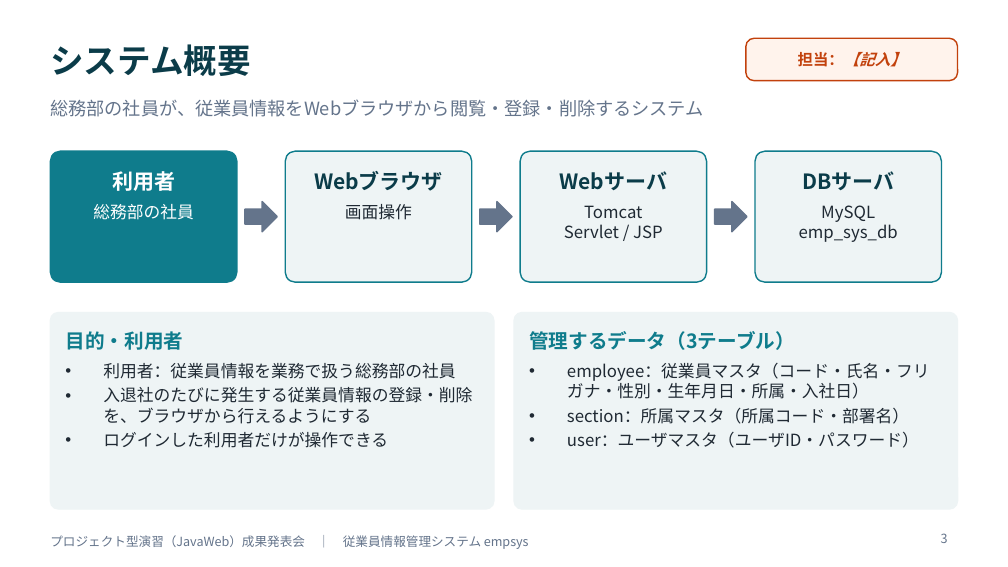
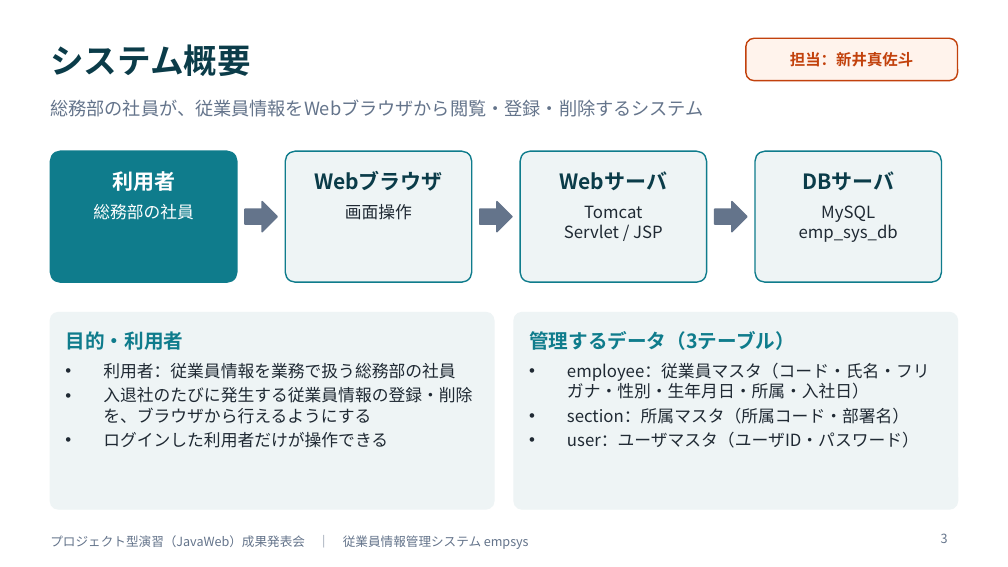
Before and after one commit to amasato1221/web_-application, a slide deck: slide 3 of 成果発表会資料_テンプレート.pptx. Drawn at 1008x567 pixels with LibreOffice and Linux fonts; fonts in the diff are those of the drawing. Boxes give left, top, right and bottom in pixels: in the first picture for what was removed or moved away, otherwise in the second. Text is boxed around its words. In the diff, an @@ line names an element or a change of style, - is before the commit and + after.

```diff
--- a/成果発表会資料_テンプレート.pptx
+++ b/成果発表会資料_テンプレート.pptx
@@ text in rounded rectangle at bbox=[790, 52, 913, 67]: text changed; italic off @@
-担当：【記入】
+担当：新井真佐斗
```
Also in this commit, not shown: 13 other slides changed, 4 other files.
